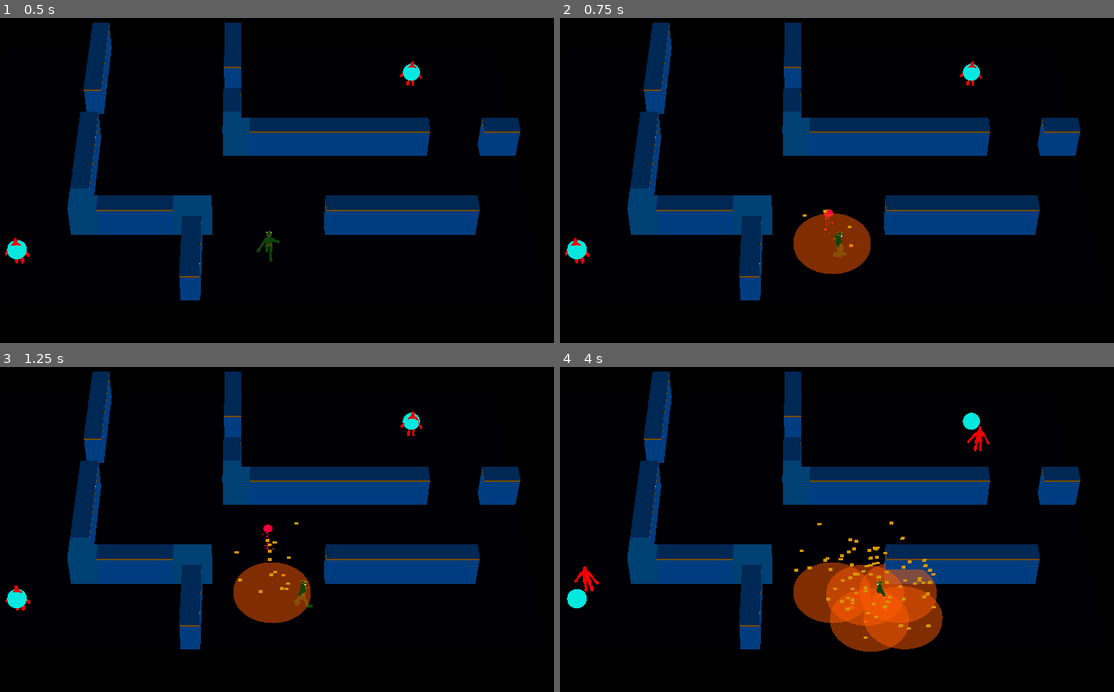
Above: before the commit, frames 1-4 (two rows, left to right).
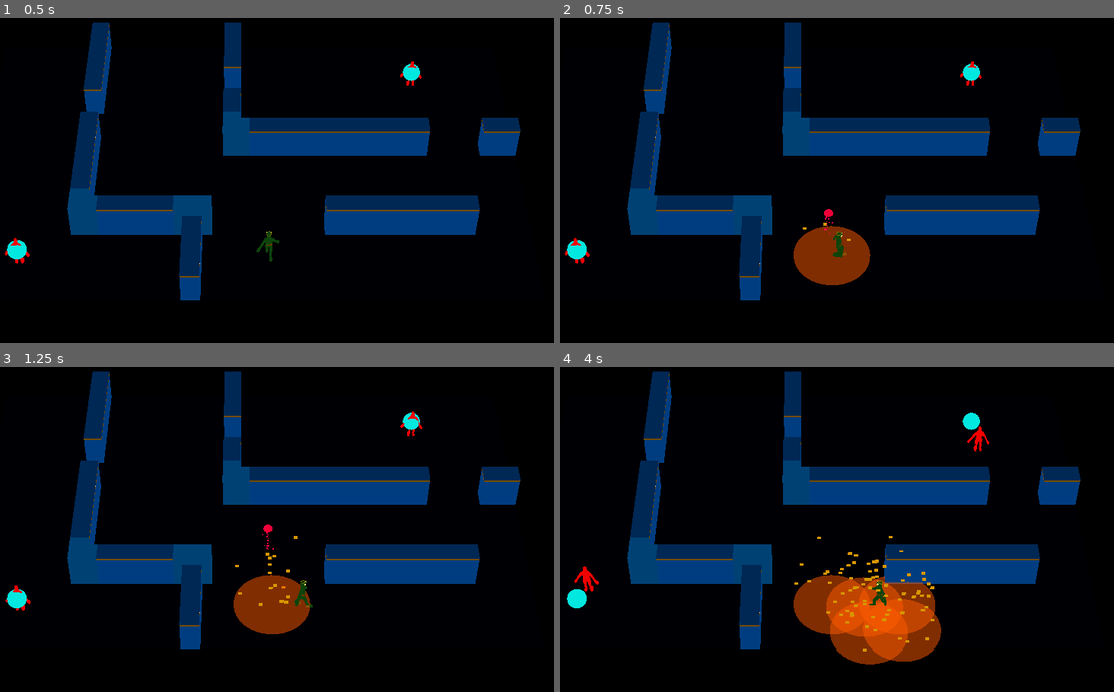
Above: after the commit, the same moments.

Repository: ralabate/30ddl
Game: Godot game, scene res://main.tscn
Two runs of this game, one before a commit and one after it. Both use one fixed random seed, a clock stepped at 60 frames per second and the inputs below.
Inputs:
- Up to frame 1 (0.5 s): no input
- Up to frame 2 (0.75 s): tap Enter (ui_accept) at 0.5 s; hold Right (ui_right) from 0.53 s (still down); tap A (player_mine) at 0.6 s
- Up to frame 3 (1.25 s): keep holding Right (ui_right); tap Enter (ui_accept) at 0.77 s
- Up to frame 4 (4 s): release Right (ui_right) at 1.28 s; hold Down (ui_down) 1.28-2.03 s; tap A (player_mine) every 0.75 s from 1.35 to 3.6 s; tap Enter (ui_accept) at 1.52, 3.02, 3.77 s; hold Right (ui_right) 2.03-2.78 s; hold Up (ui_up) 2.78-3.53 s; hold Left (ui_left) from 3.53 s (still down)

Frame 1 is identical in both runs. In frame 2, 1.1% of the frame differs, in the area x 42-57%, y 59-83%; in frame 3, 1.2%; in frame 4, 4.4%, in the area x 42-70%, y 47-92%.

Commit message:
move the mines down when spawning

Diff:
--- a/gauntlet/player.gd
+++ b/gauntlet/player.gd
@@ -36,7 +36,10 @@
 		shot_timer.start()
 
 	if Input.is_action_just_pressed("player_mine"):
-		mine_spawned.emit(mine_template, global_position)
+		mine_spawned.emit(
+				mine_template,
+				transform.origin - transform.basis.y
+			)
 
 	if not is_on_floor():
 		velocity += get_gravity() * delta
